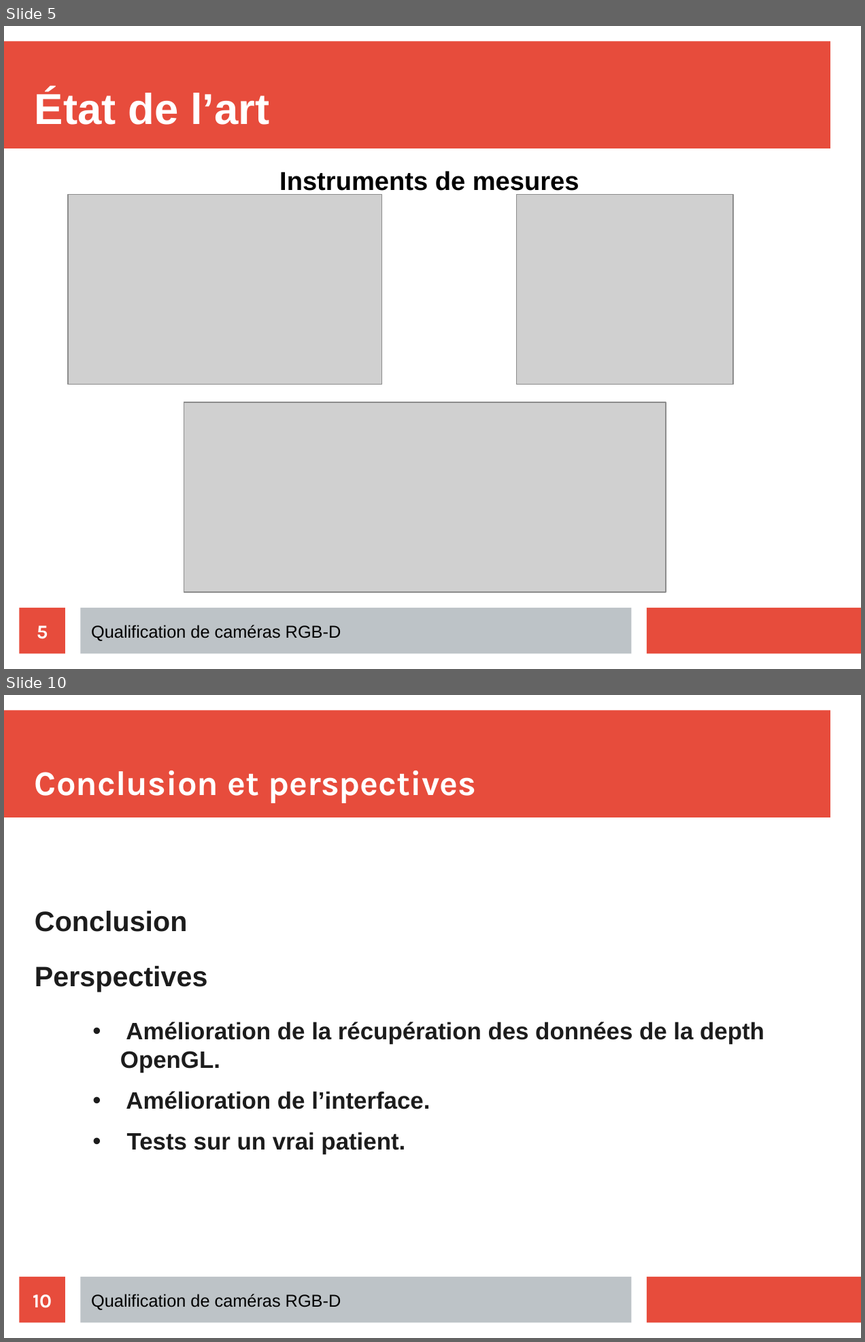
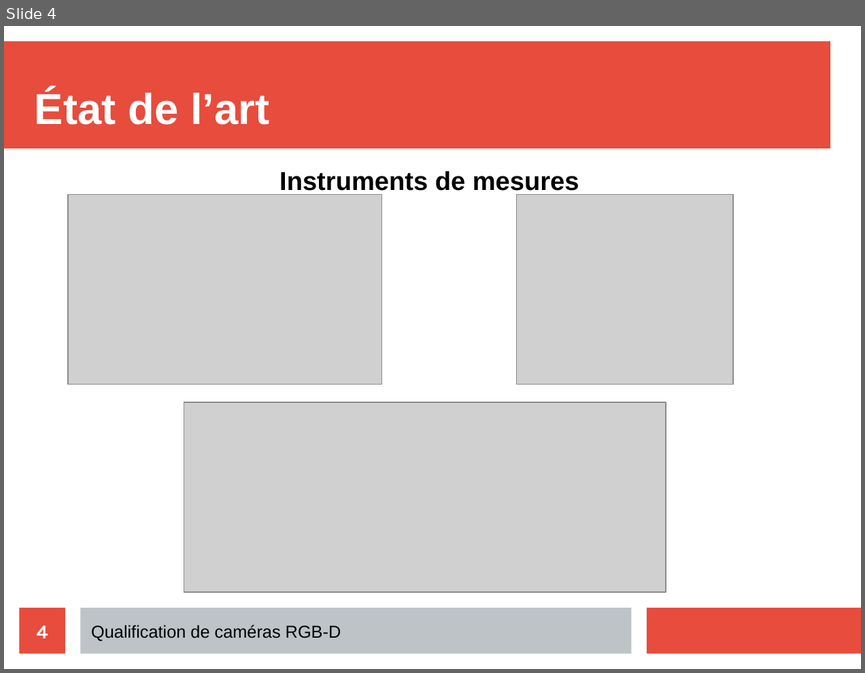
Before and after one commit to YasmineBOU/MemoireProjetTuteure, a slide deck: Présentations/présentation.odp. Shown one above the other, each under a label of ours: slides 5 and 10 before the commit, slide 4 after it; the slides between them are not shown. The pictures are 865x1342 and 865x673 pixels, drawn with LibreOffice and Linux fonts; fonts in the diff are those of the drawing; grey boxes stand for pictures. Boxes give left, top, right and bottom in pixels: in the first picture for what was removed or moved away, otherwise in the second. Text is boxed around its words. In the diff, an @@ line names an element or a change of style, - is before the commit and + after.

```diff
--- a/Présentations/présentation.odp
+++ b/Présentations/présentation.odp
@@ slide 10 removed at (4,695,861,1338), background #FFFFFF; not listed: 3 template elements that a slide beside it also shows @@
@@ title removed at (35,770,476,803) @@
-Conclusion et perspectives
@@ text removed at (35,911,188,932) @@
-Conclusion
@@ text removed at (35,966,208,991) @@
-Perspectives
@@ text removed at (120,1021,764,1154) @@
-• Amélioration de la récupération des données de la depth OpenGL.
-• Amélioration de l’interface.
-• Tests sur un vrai patient.
@@ page number removed at (20,1276,65,1323) @@
-10
@@ text removed at (91,1293,341,1310) @@
-Qualification de caméras RGB-D
@@ what was slide 5 is now slide 4 @@
@@ page number at (37,625,48,638): text changed @@
-5
+4
```
Also in this commit, not shown: 6 slides changed, 1 slide added, 2 other slides removed, 1 other file.
